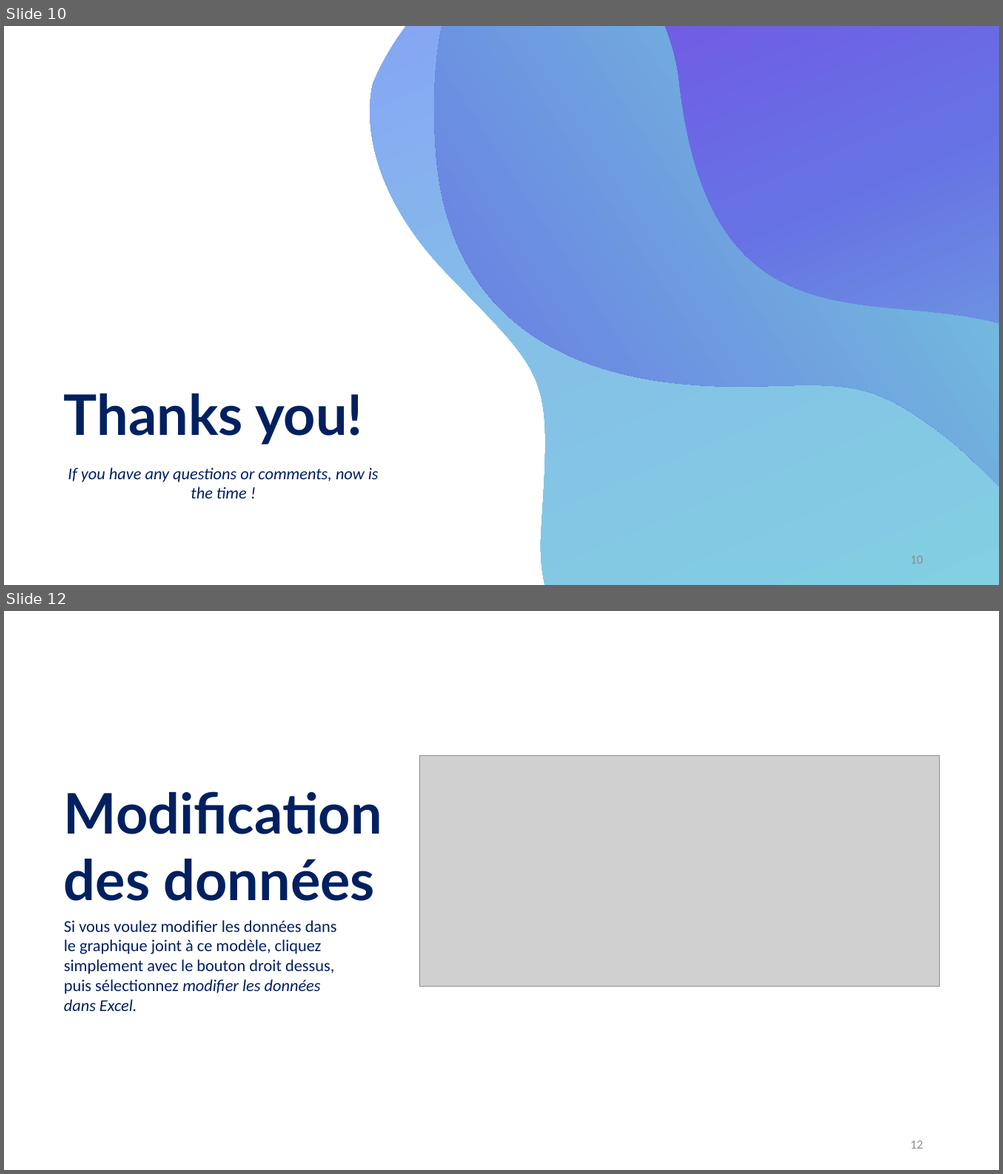
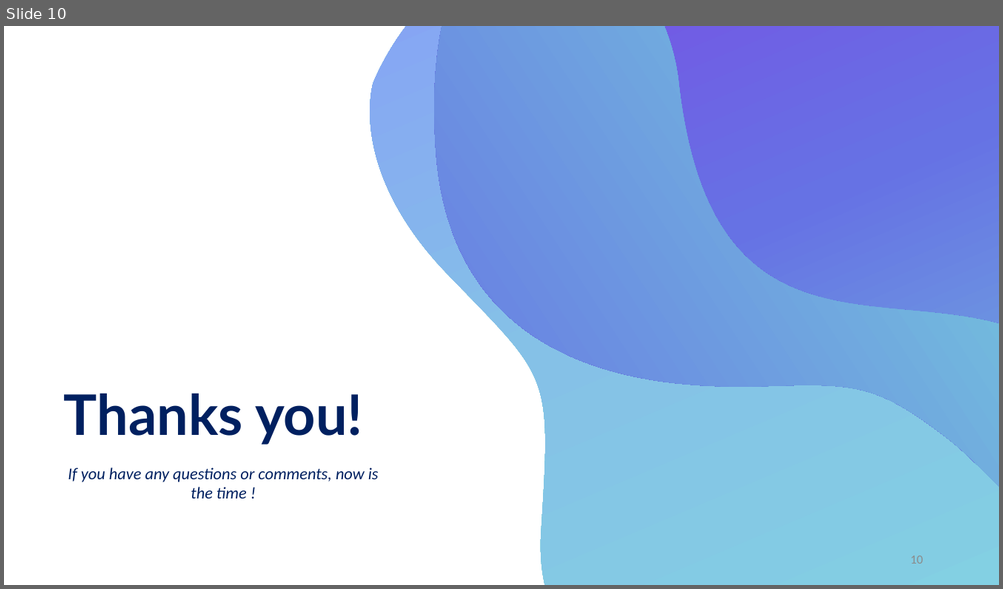
Before and after one commit to alebegge/techtalks, a slide deck: Zero_knowledge_proof.pptx. Shown one above the other, each under a label of ours: slides 10 and 12 before the commit, slide 10 after it; the slides between them are not shown. The pictures are 1003x1174 and 1003x589 pixels, drawn with LibreOffice and Linux fonts; fonts in the diff are those of the drawing; grey boxes stand for pictures. Boxes give left, top, right and bottom in pixels: in the first picture for what was removed or moved away, otherwise in the second. Text is boxed around its words. In the diff, an @@ line names an element or a change of style, - is before the commit and + after.

```diff
--- a/Zero_knowledge_proof.pptx
+++ b/Zero_knowledge_proof.pptx
@@ slide 12 removed at [4, 611, 999, 1170], background #FFFFFF @@
@@ picture removed at [420, 756, 939, 987] @@
@@ text removed at [64, 792, 382, 901] @@
-Modification des données
@@ text removed at [64, 920, 337, 1011] @@
-Si vous voulez modifier les données dans le graphique joint à ce modèle, cliquez simplement avec le bouton droit dessus, puis sélectionnez modifier les données dans Excel.
@@ page number removed at [910, 1141, 922, 1149] @@
-12
```
Also in this commit, not shown: 3 slides changed, 6 slides added, 7 other slides removed, 2 other files.
